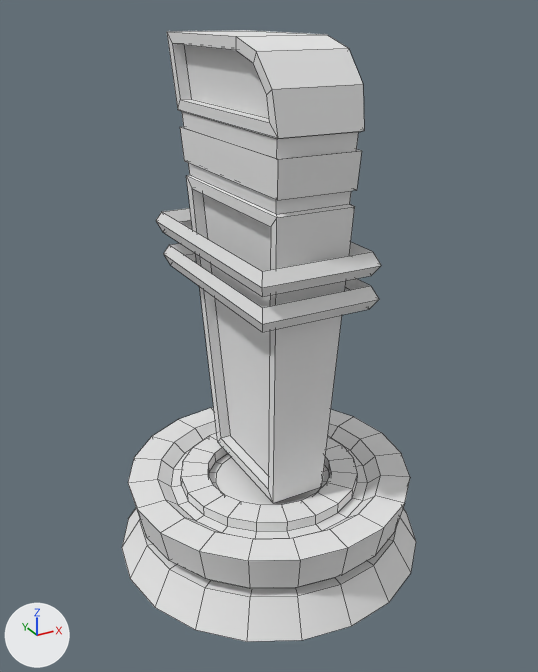
The OBJ model Meshes/bumper.obj as it was, and as the next commit left it.
Camera for both pictures: a 50 mm camera at (-2.54, -4.61, 4.15) aimed at (-0.03, -0.05, 1.87). The axes (+X, +Y, +Z) are drawn at lower left. The lights are the same throughout. Mesh edges are drawn as thin lines. Where no turn or scale is listed for an object, it has been applied to the vertices. Vertices at the same position are counted once.

The first picture shows 'bumper'.
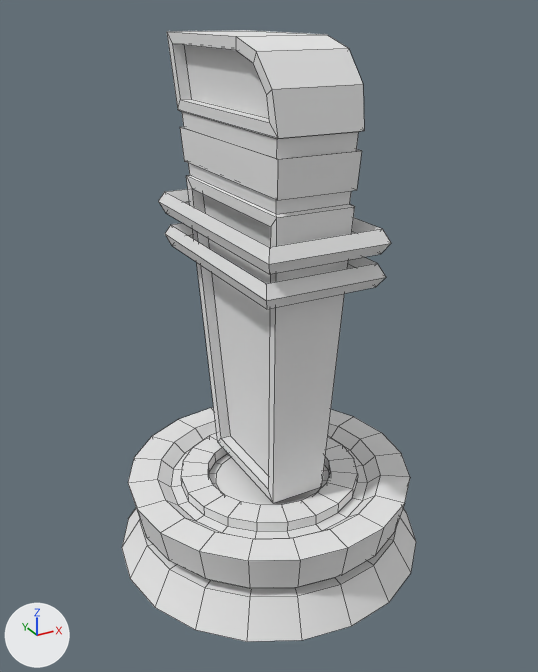
The newer file is also rescaled (x0.25), turned or shifted as a whole; pictures and numbers use the older file's frame.

What differs and where, as boxes (x1, y1, x2, y2) in the pictures (538 x 672 px; the box of a moved part takes in the faces that stretch with it):
part 1 of me_bumper, moved or reshaped
    before: (156, 208, 381, 297)
    after: (159, 189, 391, 274)
part 2 of me_bumper, moved or reshaped
    before: (163, 243, 379, 332)
    after: (165, 223, 386, 309)

Patch to the scene script:
```diff
--- a/Meshes/bumper.obj.py
+++ b/Meshes/bumper.obj.py
@@ me_bumper @@
 me_bumper.from_pydata(...)  # 376 vertices, 354 faces; spans x -1.26..1.26, y -1.26..1.26, z 0.01..3.99
 # used by ob_bumper; location = (0.0, 0.0, 0.0)
+# me_bumper part 1: the loose piece of 16 vertices spanning x -0.46..0.46, y -0.74..1.09, z 2.47..2.64 is moved by (0.0, -0.09, 0.18)
+# me_bumper part 2: the loose piece of 16 vertices spanning x -0.46..0.46, y -0.74..0.97, z 2.22..2.39 is moved by (0.0, -0.06, 0.18)
 me_bumper.materials.append(mat_initialshadinggroup)
```
